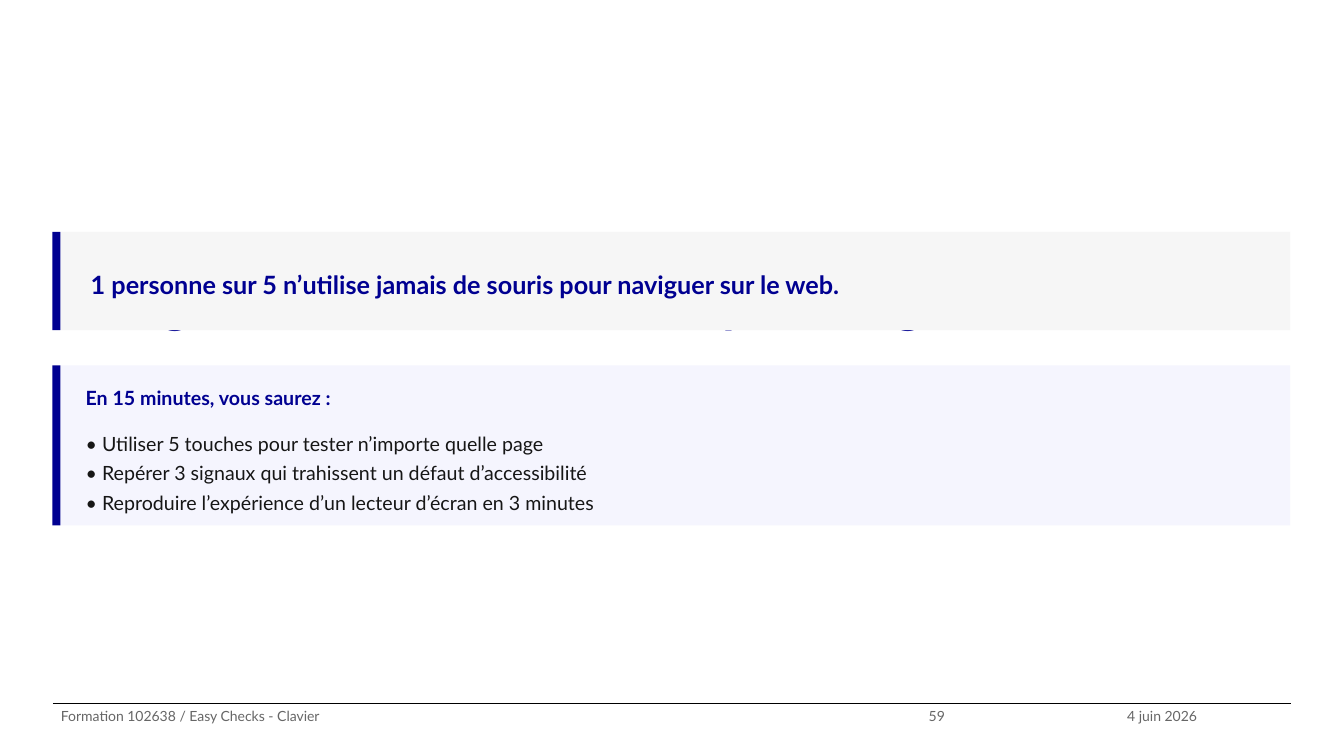
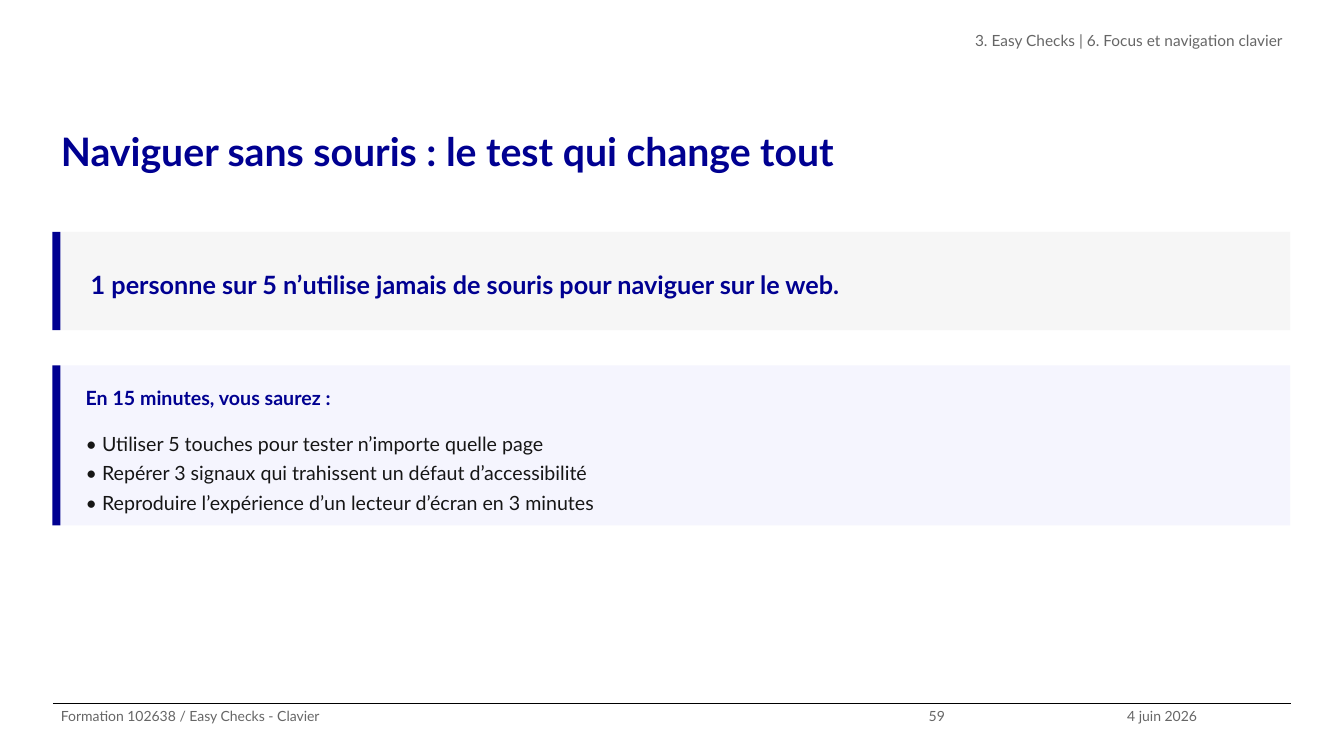
Before and after one commit to alexandra-guiderdoni/usine-fabrication-igpde-102846-ay11, a slide deck: slide 59 of formation-102638-juin-2026.pptx. Drawn at 1344x756 pixels with LibreOffice and Linux fonts; fonts in the diff are those of the drawing; background and template pictures are left out. Boxes give left, top, right and bottom in pixels: in the first picture for what was removed or moved away, otherwise in the second. Text is boxed around its words. In the diff, an @@ line names an element or a change of style, - is before the commit and + after.

```diff
--- a/formation-102638-juin-2026.pptx
+++ b/formation-102638-juin-2026.pptx
@@ text added at <box>975,34,1283,49</box>, 11 pt, text #666666 @@
+3. Easy Checks | 6. Focus et navigation clavier
@@ title "Naviguer sans souris : le ...": place and size @@
-title "Naviguer sans souris : le ..." at <box>60,279,948,331</box>
+title "Naviguer sans souris : le ..." at <box>61,137,834,173</box>
@@ title "Naviguer sans souris : le ..." at <box>61,137,834,173</box>: size 36 to 28 pt @@
```
Also in this commit, not shown: 9 other slides changed, 10 other files.
